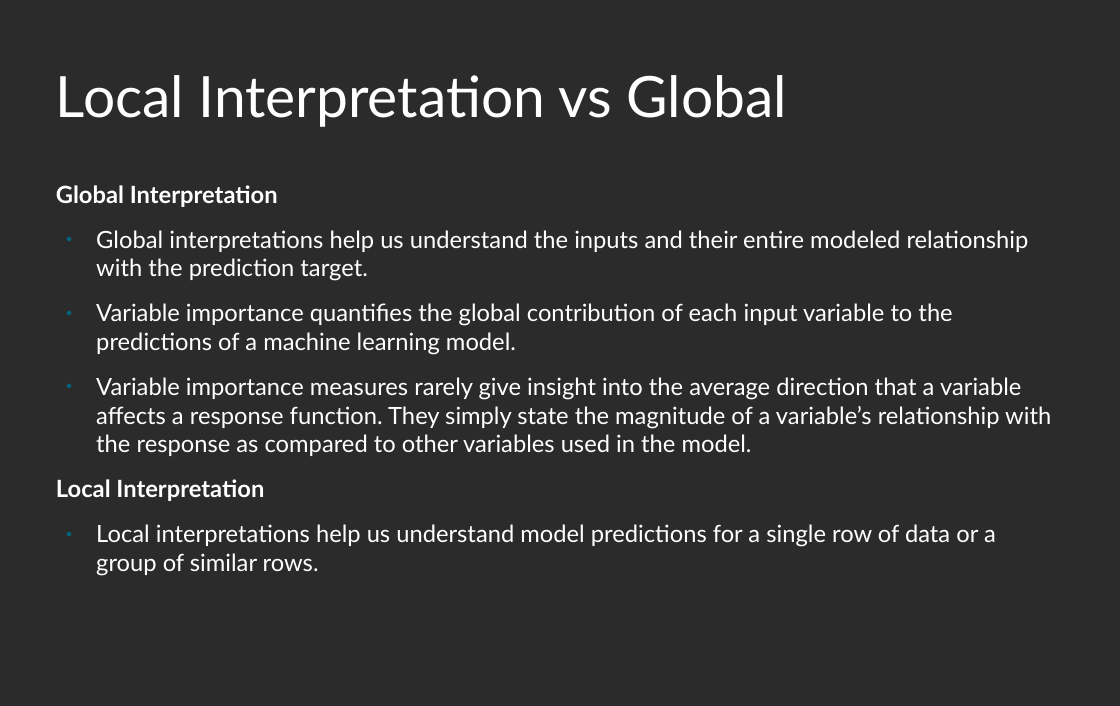
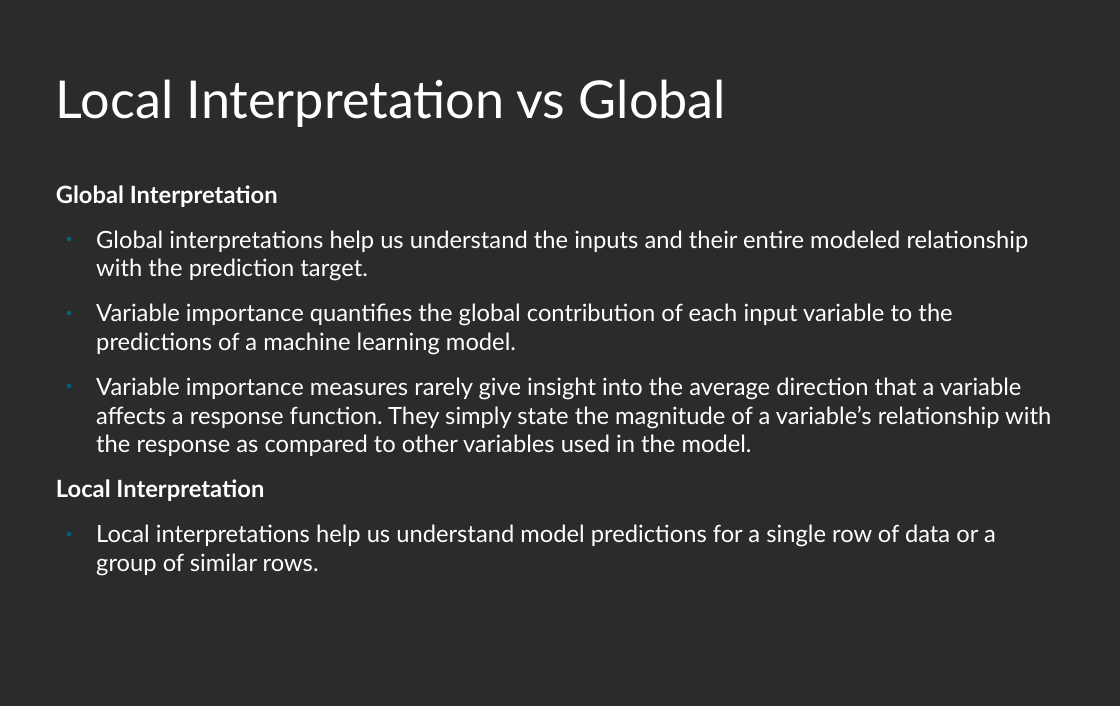
Before and after one commit to mattdube/stl-rug_lime, a slide deck: slide 3 of Slides/stl-rug_lime_01092019.odp. Drawn at 1120x706 pixels with LibreOffice and Linux fonts; fonts in the diff are those of the drawing; background and template pictures are left out; a plain dark background stands for a picture behind light text. Boxes give left, top, right and bottom in pixels: in the first picture for what was removed or moved away, otherwise in the second. Text is boxed around its words. In the diff, an @@ line names an element or a change of style, - is before the commit and + after.

```diff
--- a/Slides/stl-rug_lime_01092019.odp
+++ b/Slides/stl-rug_lime_01092019.odp
@@ title "Local Interpretation vs Global" at [56, 79, 726, 127]: size 48 to 44 pt @@
```
Also in this commit, not shown: 8 other slides changed, 1 slide added, 1 slide removed.
